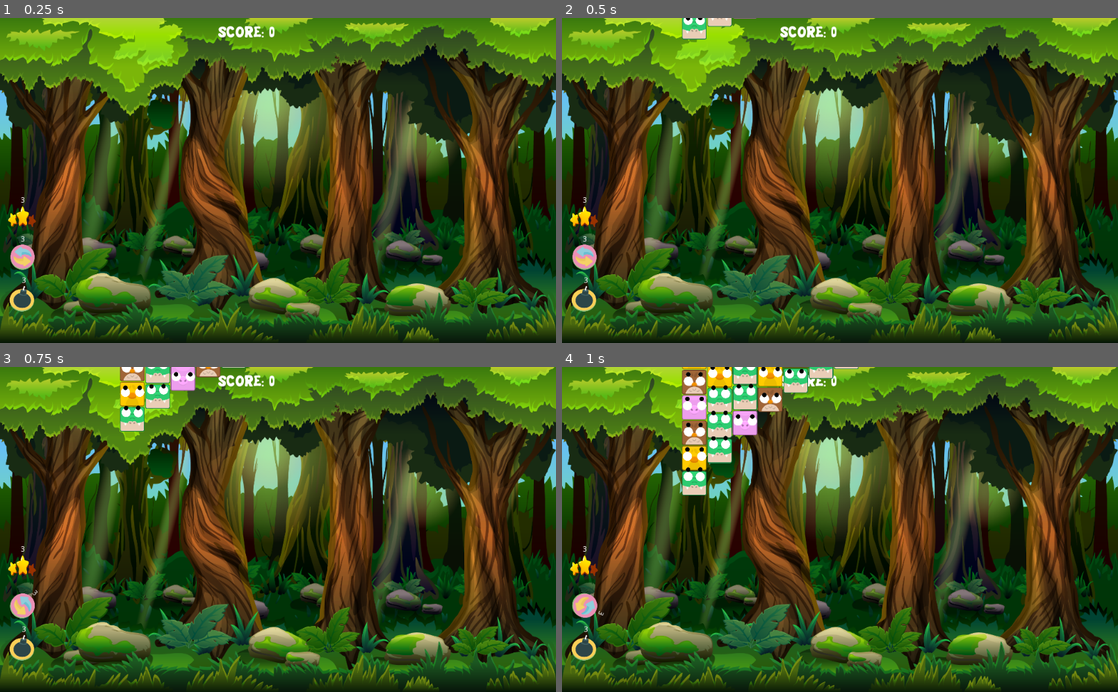
Above: before the commit, frames 1-4 (two rows, left to right).
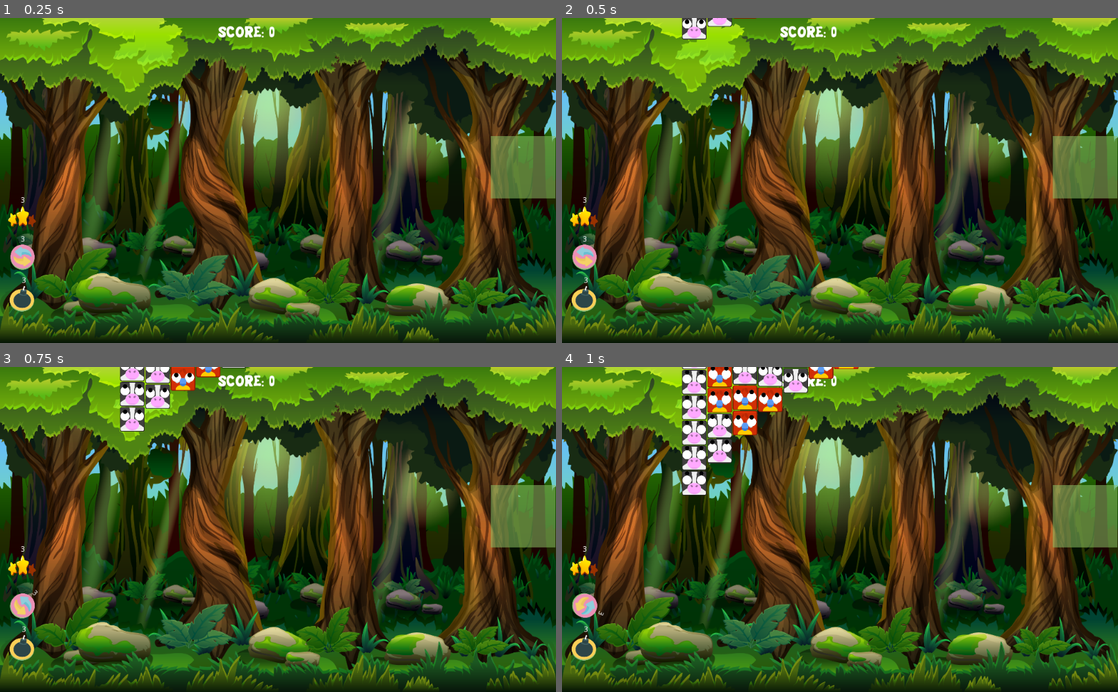
Above: after the commit, the same moments.

Repository: borkoDimitrov/AnimalBlocks
Game: Godot game, scene res://Level/LevelTileCount.tscn
Two runs of this game, one before a commit and one after it. Both use one fixed random seed, a clock stepped at 60 frames per second and the inputs below. Before the commit the project starts from res://Level.tscn.
Inputs (mouse positions are in pixels of both pictures, inside the frame that each line leads up to):
- Up to frame 1 (0.25 s): no input
- Up to frame 2 (0.5 s): no input
- Up to frame 3 (0.75 s): click (22, 607) at 0.52 s
- Up to frame 4 (1 s): no input

The runs differ from the first frame. In frame 1, 2.2% of the frame differs, in the area x 88-100%, y 36-56%; in frame 2, 2.7%; in frame 3, 4.0%; in frame 4, 6.7%, in the area x 21-100%, y 0-56%.

Commit message:
Add initial logic for different modes

Diff:
--- /dev/null
+++ b/Level/ClassicLevel.gd
@@ -0,0 +1,21 @@
+extends "res://Level/Level.gd"
+
+var max_tiles : int
+var current_tiles : int
+
+func _ready():
+	max_tiles = level_size.x * level_size.y
+	current_tiles = level_size.x * level_size.y
+
+func DestroyTile(tile):
+	CountTiles(1)
+	.DestroyTile(tile)
+
+func OnMatch(tile, count):
+	CountTiles(count)
+	.OnMatch(tile, count)
+
+func CountTiles(tileCount):
+	current_tiles -= tileCount
+	if current_tiles == 0:
+		LevelWon()
--- /dev/null
+++ b/Level/ClassicLevel.tscn
@@ -0,0 +1,9 @@
+[gd_scene load_steps=3 format=2]
+
+[ext_resource path="res://Level/Level.tscn" type="PackedScene" id=1]
+[ext_resource path="res://Level/ClassicLevel.gd" type="Script" id=2]
+
+[node name="ClassicLevel" instance=ExtResource( 1 )]
+script = ExtResource( 2 )
+level_size = Vector2( 10, 10 )
+weight = 0.5
--- a/Level.gd
+++ b/Level/Level.gd
@@ -12,7 +12,6 @@
 var possible_tiles = []
 
 func _ready():
-	$LevelManager.connect("GAME_OVER", self, "GameOver")
 	Globals.connect("HANDLE_TILE_CLICKED", self, "HandleTileClicked")
 	$"%SmallBomb".connect("DESTROY_TILE", self, "DestroyTile")
 	$"%MatchTwoTiles".connect("HANDLE_SET_MATCH_COUNT", self, "HandleSetMatchCount")
@@ -27,8 +26,6 @@
 	make_tile_types()
 	create_grid()
 	$Floor.position.y = tile_size * level_size.y
-	$LevelManager.max_tiles = level_size.x * level_size.y
-	$LevelManager.current_tiles = level_size.x * level_size.y
 
 func GetWeightedFigureId(matrix, x, y):
 	var neighbours = Globals.GetNeighbours(matrix, x, y)
@@ -106,7 +103,6 @@
 			skill.DeactivateSkill()
 
 func DestroyTile(tile):
-	$LevelManager.CountTiles(1)
 	tile.DestroyBlock()
 
 func HandleMatchTiles(tile):
@@ -114,17 +110,16 @@
 
 	if group_count >= match_count:
 		CreateLabelForMatch(tile, group_count)
-		OnMatch(group_count)
+		OnMatch(tile, group_count)
 
 #		yield(get_tree().create_timer(0.2), "timeout")
 #		var currentTiles = $Detectors.get_child(0).GetCurrentTilesCount()
 
 	tile.UnmarkMatchingGroup()
 
-func OnMatch(count):
-	$LevelManager.CountTiles(count)
+func OnMatch(tile, count):
 	current_score += pow(count, 2)
-	$CanvasLayer/Label.text = "SCORE: " + str(current_score)
+	$"%Label".text = "SCORE: " + str(current_score)
 
 	$AudioPlayer.play_sound()
 	get_tree().call_group("matched", "VanishBlock")
@@ -152,15 +147,16 @@
 	tween.tween_property(score, "modulate:a", 0.4, tweenDelay)
 	tween.tween_callback(score, "queue_free").set_delay(tweenDelay)
 
-func CountSkillsLeft():
+func CountSkillsScore():
 	current_score += $"%SwapTiles".skill_uses_left * 100
 	current_score += $"%MatchTwoTiles".skill_uses_left * 75
 	current_score += $"%SmallBomb".skill_uses_left * 50
 
-func GameOver():
+func LevelWon():
+	print("LEVEL WON")
 	yield(get_tree().create_timer(1), "timeout")
-	CountSkillsLeft()
-	$CanvasLayer/Label.text = "SCORE: " + str(current_score)
+	CountSkillsScore()
+	$"%Label".text = "SCORE: " + str(current_score)
 
 	yield(get_tree().create_timer(5), "timeout")
 	get_tree().reload_current_scene()
--- a/Level.tscn
+++ b/Level/Level.tscn
@@ -1,20 +1,20 @@
 [gd_scene load_steps=13 format=2]
 
-[ext_resource path="res://Level.gd" type="Script" id=1]
+[ext_resource path="res://Level/Level.gd" type="Script" id=1]
 [ext_resource path="res://Utils/AudioPlayer.gd" type="Script" id=2]
-[ext_resource path="res://Assets/Sprites/CartoonForest.png" type="Texture" id=3]
-[ext_resource path="res://Utils/MusicPlayer.tscn" type="PackedScene" id=4]
-[ext_resource path="res://Skills/SmallBomb.tscn" type="PackedScene" id=5]
-[ext_resource path="res://Skills/SwapTiles.tscn" type="PackedScene" id=6]
-[ext_resource path="res://Skills/MatchTwoTiles.tscn" type="PackedScene" id=7]
-[ext_resource path="res://LevelManager.tscn" type="PackedScene" id=8]
-[ext_resource path="res://Assets/Fonts/CHUBBY.TTF" type="DynamicFontData" id=9]
+[ext_resource path="res://Assets/Fonts/CHUBBY.TTF" type="DynamicFontData" id=3]
+[ext_resource path="res://Assets/Sprites/CartoonForest.png" type="Texture" id=4]
+[ext_resource path="res://Utils/MusicPlayer.tscn" type="PackedScene" id=5]
+[ext_resource path="res://LevelManager.tscn" type="PackedScene" id=6]
+[ext_resource path="res://Skills/SmallBomb.tscn" type="PackedScene" id=7]
+[ext_resource path="res://Skills/MatchTwoTiles.tscn" type="PackedScene" id=8]
+[ext_resource path="res://Skills/SwapTiles.tscn" type="PackedScene" id=9]
 
 [sub_resource type="Theme" id=2]
 
 [sub_resource type="DynamicFont" id=3]
 size = 30
-font_data = ExtResource( 9 )
+font_data = ExtResource( 3 )
 
 [sub_resource type="RectangleShape2D" id=1]
 extents = Vector2( 2000, 10 )
@@ -22,10 +22,10 @@
 [node name="Level" type="Node2D" groups=["level"]]
 script = ExtResource( 1 )
 level_size = Vector2( 12, 10 )
-number_of_animals = 5
+number_of_animals = 2
 weight = 0.3
 
-[node name="LevelManager" parent="." instance=ExtResource( 8 )]
+[node name="LevelManager" parent="." instance=ExtResource( 6 )]
 
 [node name="CanvasLayer" type="CanvasLayer" parent="."]
 layer = -1
@@ -33,10 +33,11 @@
 [node name="TextureRect" type="TextureRect" parent="CanvasLayer"]
 margin_right = 1024.0
 margin_bottom = 600.0
-texture = ExtResource( 3 )
+texture = ExtResource( 4 )
 expand = true
 
 [node name="Label" type="Label" parent="CanvasLayer"]
+unique_name_in_owner = true
 margin_left = 401.0
 margin_top = 9.0
 margin_right = 587.0
--- /dev/null
+++ b/Level/LevelTileCount.gd
@@ -0,0 +1,26 @@
+extends "res://Level/Level.gd"
+
+export var target_tile_count : int = 20
+var current_tile_count : int = 0
+
+var main_tile_id : String
+
+func _ready():
+	var index = randi() % possible_tiles.size()
+	main_tile_id = possible_tiles[index]
+
+#	var tileScene = load(main_tile_id).instance()
+#	tileScene.get_node("TextureButton").disabled = true
+#	tileScene.gravity_scale = 0
+#	$CanvasLayer.add_child(tileScene)
+#	tileScene.global_position = $CanvasLayer/Position2D.global_position
+
+func OnMatch(tile, count):
+	CountTiles(tile, count)
+	.OnMatch(tile, count)
+
+func CountTiles(tileType, tileCount):
+	if main_tile_id == tileType.tile_info:
+		current_tile_count -= tileCount
+		if current_tile_count <= target_tile_count:
+			.LevelWon()
--- /dev/null
+++ b/Level/LevelTileCount.tscn
@@ -0,0 +1,22 @@
+[gd_scene load_steps=3 format=2]
+
+[ext_resource path="res://Level/Level.tscn" type="PackedScene" id=1]
+[ext_resource path="res://Level/LevelTileCount.gd" type="Script" id=2]
+
+[node name="LevelTileCount" instance=ExtResource( 1 )]
+script = ExtResource( 2 )
+target_tile_count = 20
+
+[node name="TargetTileCount" type="Label" parent="CanvasLayer" index="3"]
+margin_left = 928.0
+margin_top = 226.0
+margin_right = 991.0
+margin_bottom = 247.0
+
+[node name="ColorRect" type="ColorRect" parent="CanvasLayer" index="4"]
+modulate = Color( 1, 1, 1, 0.54902 )
+margin_left = 904.0
+margin_top = 218.0
+margin_right = 1023.0
+margin_bottom = 333.0
+color = Color( 0.545098, 0.756863, 0.4, 1 )
--- a/LevelManager.gd
+++ b/LevelManager.gd
@@ -10,3 +10,7 @@
 	current_tiles -= tiles
 	if current_tiles == 0:
 		emit_signal("GAME_OVER")
+
+func OnMatch(count):
+	current_tiles -= count
+	OnMatch(count)
--- a/project.godot
+++ b/project.godot
@@ -11,7 +11,7 @@
 [application]
 
 config/name="DeerBlocks"
-run/main_scene="res://Level.tscn"
+run/main_scene="res://Level/LevelTileCount.tscn"
 
 [autoload]
 
Not shown: 2 places in Level/Level.tscn that only renumber resources
